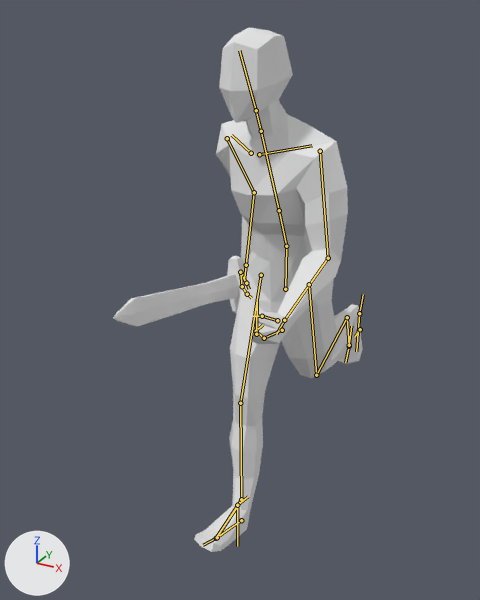
An edit to the Blender file blenderSourceFiles/newPlayer.blend, drawn before and after from the same camera.
Both versions are drawn from a 50 mm camera at (0.936, -2.041, 1.895) aimed at (-0.119, -0.123, 0.936). Every picture has the same lights, and +X, +Y and +Z are marked at lower left. Both versions are drawn at frame 25 of the action 'run'; the numbers are the values there. The bones that bend it are drawn over the model as lines.

In view in the first picture: 'Player', 'Sword'.
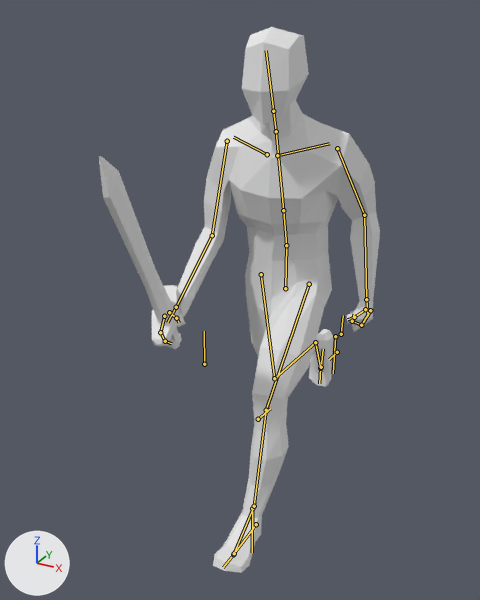
Location of each change, [x1, y1, x2, y2] in pixels of the pictures (480 x 600 px):
'Player', posed (26% wider): before [194, 27, 363, 552]; after [167, 27, 380, 573]
'Sword', posed: before [113, 256, 245, 327]; after [99, 156, 182, 346]
bone 'spine', root to tip: before (286, 246) to (279, 210); after (286, 245) to (283, 210)
bone 'upper_arm.L', root to tip: before (320, 151) to (328, 258); after (337, 148) to (364, 215)
bone 'forearm.L', root to tip: before (328, 258) to (284, 320); after (364, 215) to (366, 299)
bone 'upper_arm.R', root to tip: before (227, 138) to (254, 192); after (227, 141) to (212, 235)
bone 'forearm.R', root to tip: before (254, 192) to (246, 265); after (212, 235) to (176, 307)
bone 'toe.L', root to tip: before (349, 346) to (345, 362); after (233, 554) to (223, 567)
bone 'toe.R', root to tip: before (216, 538) to (203, 545); after (320, 368) to (319, 383)
bone 'foot_IK_main.L', root to tip: before (359, 313) to (356, 351); after (252, 508) to (252, 552)
bone 'roll_main.L', root to tip: before (359, 313) to (363, 294); after (258, 419) to (270, 408)
bone 'foot_IK_main.R', root to tip: before (237, 505) to (237, 546); after (335, 336) to (333, 373)
bone 'roll_main.R', root to tip: before (237, 505) to (248, 496); after (341, 334) to (343, 315)

Edits to the bpy script that builds the scene:
```text
Change bone_spine:
    where bone_spine = bpy.data.objects['metarig'].pose.bones['spine']  # child of 'hips'
    bone_spine.rotation_quaternion: (0.985, 0.148, -0.083, 0.021) -> (0.986, 0.147, 0.069, -0.013)  # degrees (17, -10, 1) -> degrees (17, 8, 0)
Change bone_upper_arm_l:
    where bone_upper_arm_l = bpy.data.objects['metarig'].pose.bones['upper_arm.L']  # child of 'shoulder.L'
    bone_upper_arm_l.rotation_quaternion: (0.979, 0.2, -0.035, -0.024) -> (0.985, -0.145, 0.012, 0.03)  # degrees (23, -3, -4) -> degrees (-17, 2, 3)
Change bone_forearm_l:
    where bone_forearm_l = bpy.data.objects['metarig'].pose.bones['forearm.L']  # child of 'upper_arm.L'
    bone_forearm_l.location: (0.0, 0.0, 0.0) -> (-0.038, -0.016, 0.088)
    bone_forearm_l.rotation_quaternion: (0.93, 0.321, -0.008, 0.179) -> (0.975, 0.191, -0.009, 0.108)  # degrees (37, -7, 19) -> degrees (22, -3, 12)
Change bone_upper_arm_r:
    where bone_upper_arm_r = bpy.data.objects['metarig'].pose.bones['upper_arm.R']  # child of 'shoulder.R'
    bone_upper_arm_r.rotation_quaternion: (0.979, -0.198, -0.032, -0.024) -> (0.978, 0.177, 0.035, 0.023)  # degrees (-23, -4, -2) -> degrees (21, 3, 3)
Change bone_forearm_r:
    where bone_forearm_r = bpy.data.objects['metarig'].pose.bones['forearm.R']  # child of 'upper_arm.R'
    bone_forearm_r.location: (0.076, -0.035, 0.137) -> (0.091, -0.023, 0.171)
    bone_forearm_r.rotation_quaternion: (0.979, 0.175, 0.016, -0.101) -> (0.967, 0.224, 0.021, -0.123)  # degrees (20, 4, -11) -> degrees (25, 5, -13)
Change bone_toe_l:
    where bone_toe_l = bpy.data.objects['metarig'].pose.bones['toe.L']  # child of 'foot.L'
    bone_toe_l.location: (-0.003, -0.132, -0.102) -> (0.003, -0.088, 0.397)
    bone_toe_l.rotation_quaternion: (0.89, -0.454, 0.033, -0.03) -> (0.993, 0.114, -0.016, -0.037)  # degrees (-54, 2, -5) -> degrees (13, -1, -4)
Change bone_toe_r:
    where bone_toe_r = bpy.data.objects['metarig'].pose.bones['toe.R']  # child of 'foot.R'
    bone_toe_r.location: (-0.001, 0.01, 0.029) -> (0.017, -0.334, -0.151)
    bone_toe_r.rotation_quaternion: (0.995, 0.094, 0.012, -0.002) -> (0.798, -0.6, -0.038, 0.037)  # degrees (11, 1, 0) -> degrees (-74, -1, 6)
Change bone_foot_ik_main_l:
    where bone_foot_ik_main_l = bpy.data.objects['metarig'].pose.bones['foot_IK_main.L']
    bone_foot_ik_main_l.location: (0.696, -0.446, 0.0) -> (-0.447, -0.154, -0.028)
Change bone_roll_main_l:
    where bone_roll_main_l = bpy.data.objects['metarig'].pose.bones['roll_main.L']  # child of 'foot_IK_main.L'
    bone_roll_main_l.location: (0.0, 0.0, 0.0) -> (-0.008, 0.034, 0.355)
    bone_roll_main_l.rotation_quaternion: (0.78, 0.625, 0.013, 0.013) -> (0.998, -0.054, 0.008, 0.004)  # degrees (77, 0, 2) -> degrees (-6, 1, 0)
Change bone_foot_ik_main_r:
    where bone_foot_ik_main_r = bpy.data.objects['metarig'].pose.bones['foot_IK_main.R']
    bone_foot_ik_main_r.location: (-0.338, -0.036, 0.0) -> (0.638, -0.327, 0.0)
Change bone_roll_main_r:
    where bone_roll_main_r = bpy.data.objects['metarig'].pose.bones['roll_main.R']  # child of 'foot_IK_main.R'
    bone_roll_main_r.location: (0.0, 0.0, 0.0) -> (0.002, 0.079, -0.021)
    bone_roll_main_r.rotation_quaternion: (0.99, -0.144, 0.003, -0.003) -> (0.759, 0.651, -0.014, 0.014)  # degrees (-17, 0, 0) -> degrees (81, -2, 0)
```
